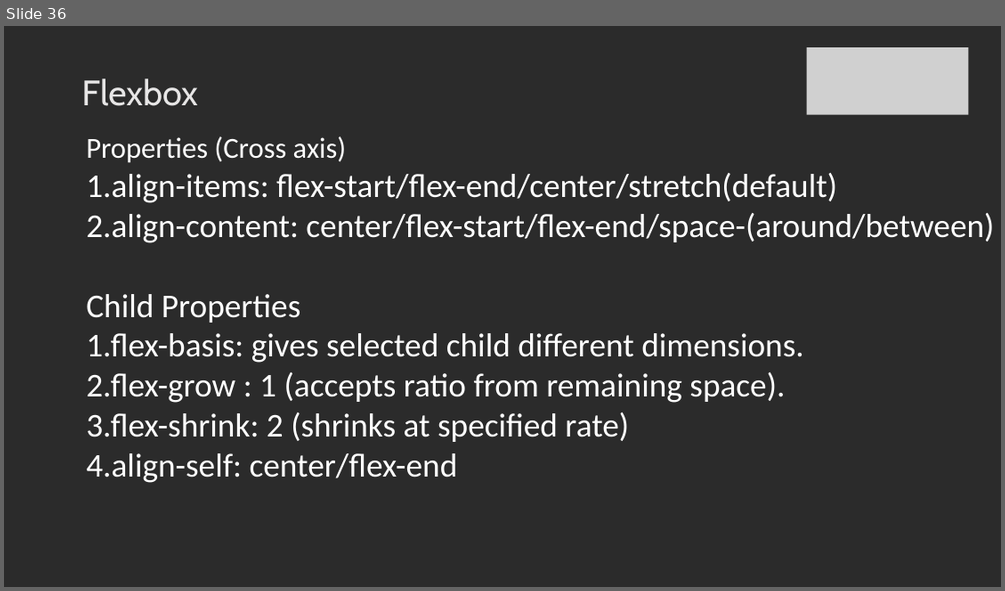
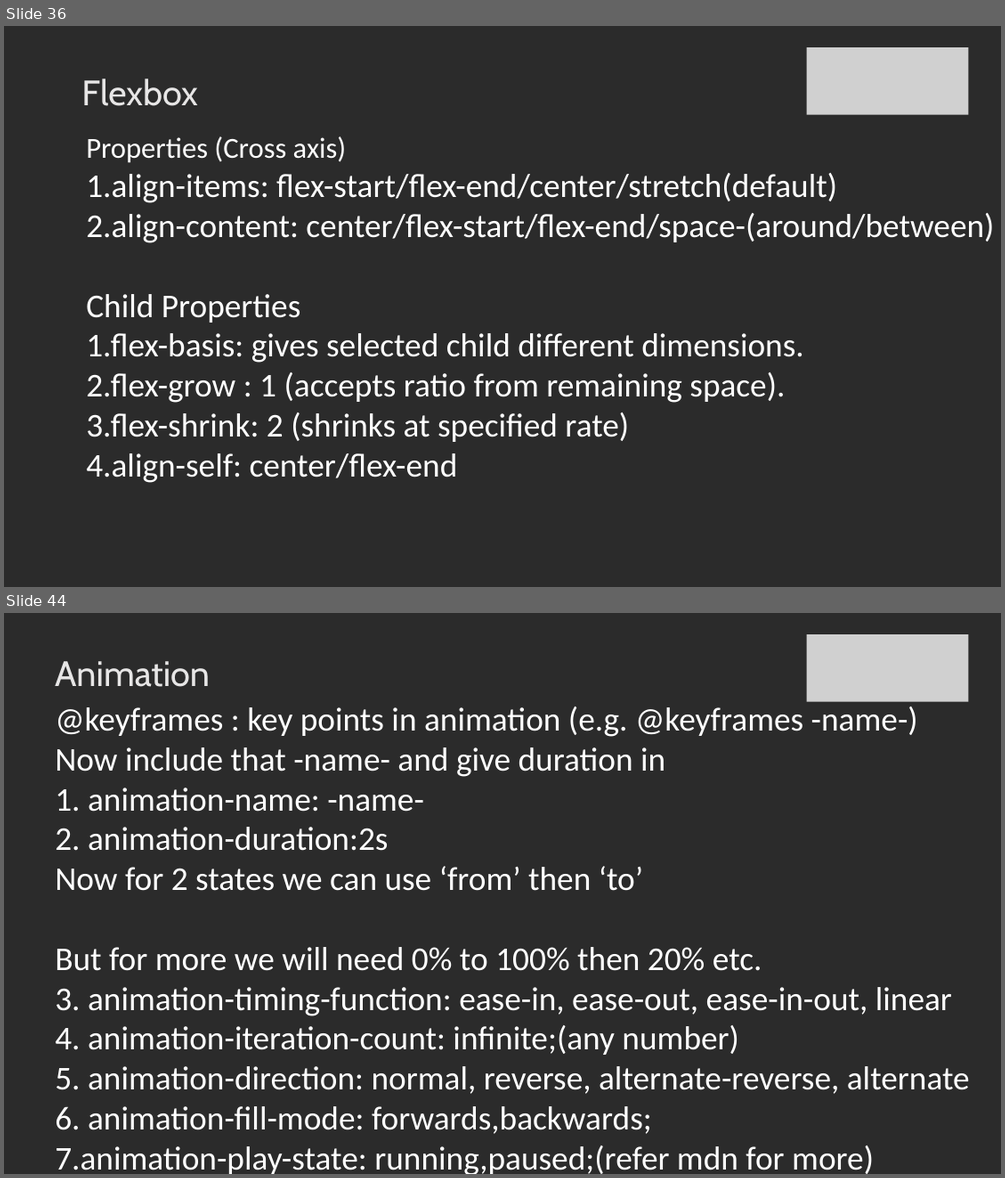
Before and after one commit to SachinBarpanda/WebDevGla, a slide deck: CSS.pptx. Shown one above the other, each under a label of ours: slide 36 before the commit, slides 36 and 44 after it; the slides between them are not shown. The pictures are 1005x591 and 1005x1178 pixels, drawn with LibreOffice and Linux fonts; fonts in the diff are those of the drawing; grey boxes stand for pictures; background and template pictures are left out; a plain dark background stands for a picture behind light text. Boxes give left, top, right and bottom in pixels: in the first picture for what was removed or moved away, otherwise in the second. Text is boxed around its words. In the diff, an @@ line names an element or a change of style, - is before the commit and + after.

```diff
--- a/CSS.pptx
+++ b/CSS.pptx
@@ slide 44 added at bbox=[4, 613, 1001, 1174], background picture (left out) @@
@@ picture added at bbox=[807, 634, 968, 702] @@
@@ title added at bbox=[55, 661, 210, 687], 34 pt, text #E7E6E6 @@
+Animation
@@ text added at bbox=[55, 706, 970, 1174], 32 pt, text #FFFFFF @@
+@keyframes : key points in animation (e.g. @keyframes -name-)
+Now include that -name- and give duration in
+1. animation-name: -name-
+2. animation-duration:2s
+Now for 2 states we can use ‘from’ then ‘to’
+But for more we will need 0% to 100% then 20% etc.
+3. animation-timing-function: ease-in, ease-out, ease-in-out, linear
+4. animation-iteration-count: infinite;(any number)
+5. animation-direction: normal, reverse, alternate-reverse, alternate
+6. animation-fill-mode: forwards,backwards;
+7.animation-play-state: running,paused;(refer mdn for more)
```
Also in this commit, not shown: 1 slide changed, 10 other slides added, 8 other files.
